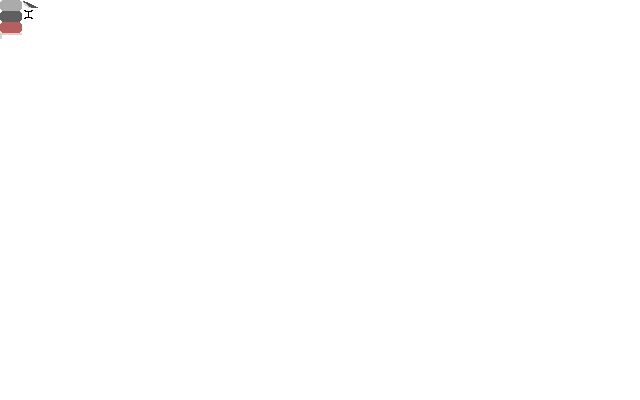
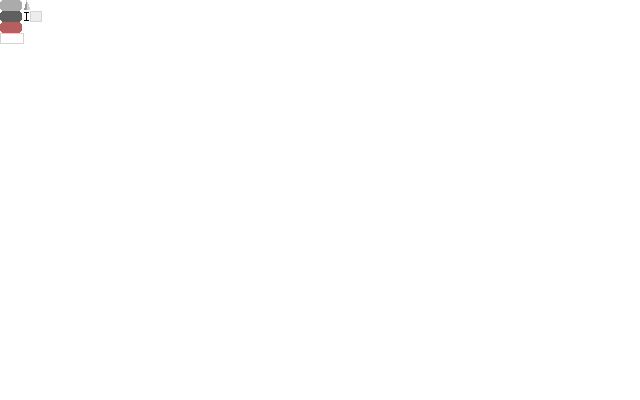
Layer changes from the first 640 × 400 image to the second:
"New Layer#1": opacity 100% → 50%, painted on it over [24, 11, 42, 22]
painted on "New Layer" over [0, 0, 38, 44]
